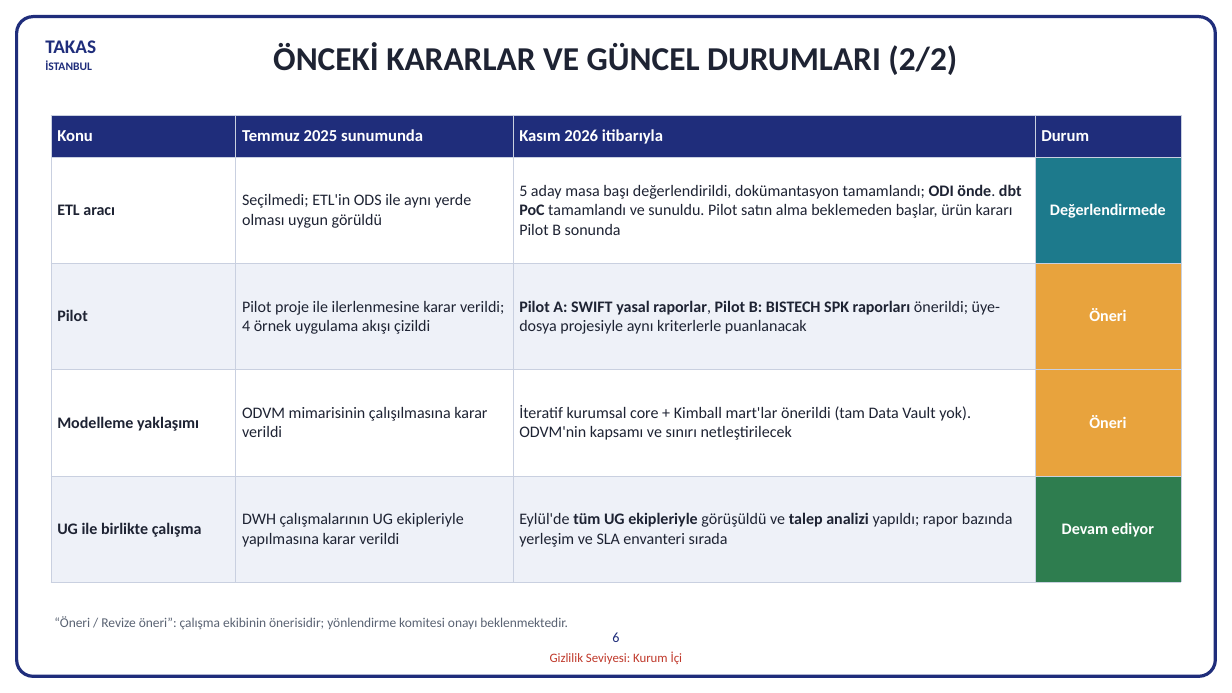
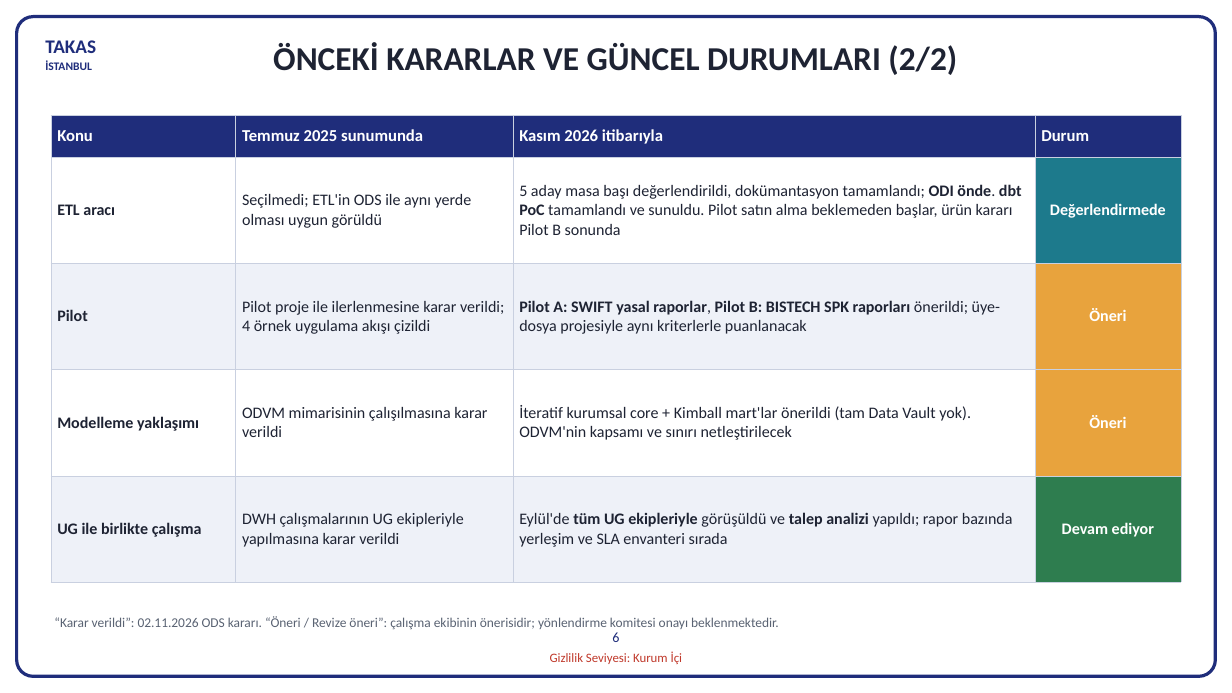
Before and after one commit to hanifidemirel0/Cursor-Projects, a slide deck: slide 6 of outputs/dwh-sunum-kasim-2026/5 - DWHSunum_Kasim2026.pptx. Drawn at 1232x693 pixels with LibreOffice and Linux fonts; fonts in the diff are those of the drawing. Boxes give left, top, right and bottom in pixels: in the first picture for what was removed or moved away, otherwise in the second. Text is boxed around its words. In the diff, an @@ line names an element or a change of style, - is before the commit and + after.

```diff
--- a/outputs/dwh-sunum-kasim-2026/5 - DWHSunum_Kasim2026.pptx
+++ b/outputs/dwh-sunum-kasim-2026/5 - DWHSunum_Kasim2026.pptx
@@ text at [54,616,779,629]: text changed @@
-“Öneri / Revize öneri”: çalışma ekibinin önerisidir; yönlendirme komitesi onayı beklenmektedir.
+“Karar verildi”: 02.11.2026 ODS kararı. “Öneri / Revize öneri”: çalışma ekibinin önerisidir; yönlendirme komitesi onayı beklenmektedir.
```
Also in this commit, not shown: 14 other slides changed, 3 other files.
